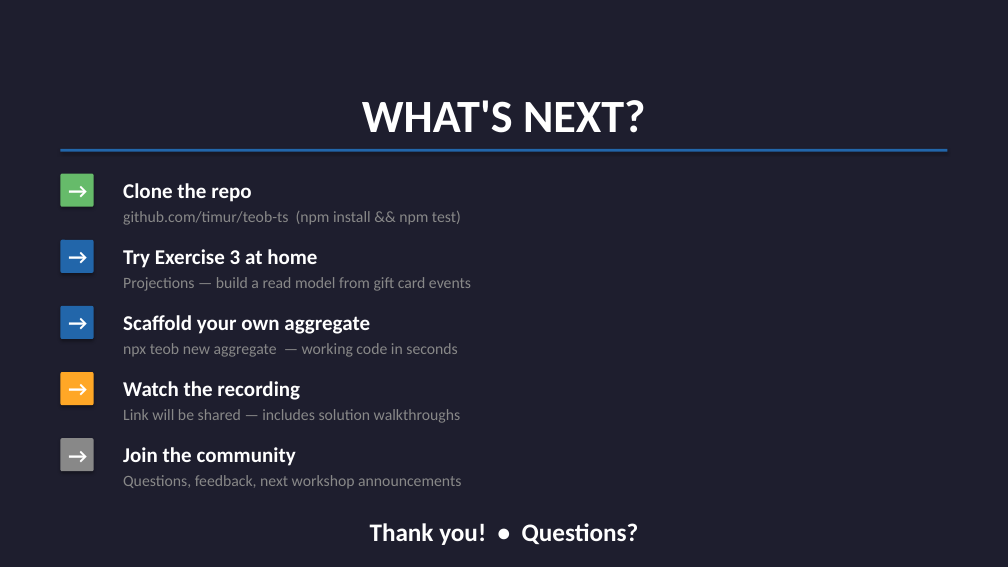
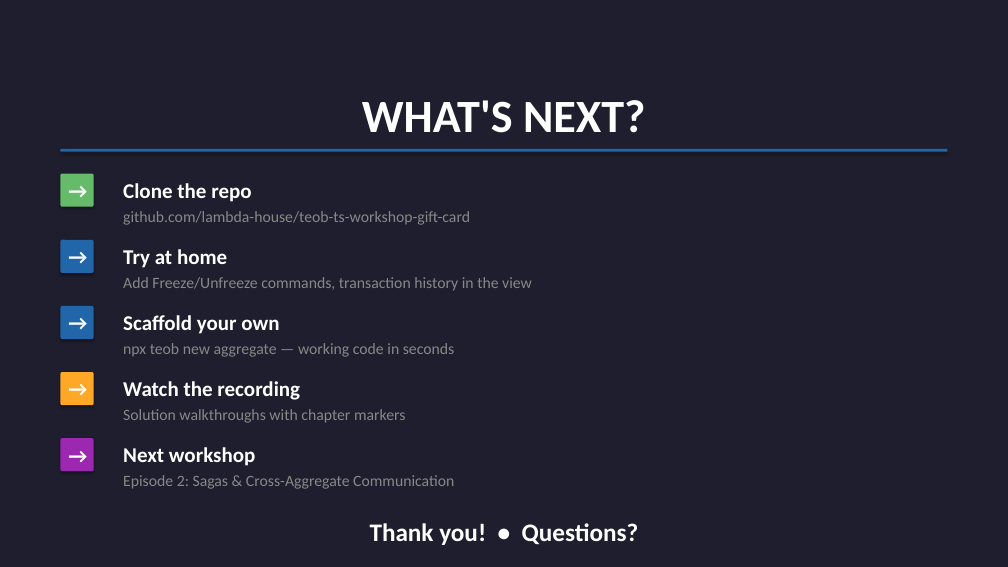
Before and after one commit to lambda-house/teob-ts-workshop-gift-card, a slide deck: slide 26 of slides/DDD-Workshop-Slides.pptx. Drawn at 1008x567 pixels with LibreOffice and Linux fonts; fonts in the diff are those of the drawing. Boxes give left, top, right and bottom in pixels: in the first picture for what was removed or moved away, otherwise in the second. Text is boxed around its words. In the diff, an @@ line names an element or a change of style, - is before the commit and + after.

```diff
--- a/slides/DDD-Workshop-Slides.pptx
+++ b/slides/DDD-Workshop-Slides.pptx
@@ text at box(123, 211, 470, 225): text changed @@
-github.com/timur/teob-ts (npm install && npm test)
+github.com/lambda-house/teob-ts-workshop-gift-card
@@ text at box(123, 249, 227, 268): text changed @@
-Try Exercise 3 at home
+Try at home
@@ text at box(123, 277, 532, 291): text changed @@
-Projections — build a read model from gift card events
+Add Freeze/Unfreeze commands, transaction history in the view
@@ text at box(123, 315, 279, 334): text changed @@
-Scaffold your own aggregate
+Scaffold your own
@@ text at box(123, 409, 405, 423): text changed @@
-Link will be shared — includes solution walkthroughs
+Solution walkthroughs with chapter markers
@@ rounded rectangle "→" at box(60, 439, 94, 472): fill #888888 to #9C27B0 @@
@@ text at box(123, 447, 255, 466): text changed @@
-Join the community
+Next workshop
@@ text at box(123, 475, 454, 489): text changed @@
-Questions, feedback, next workshop announcements
+Episode 2: Sagas & Cross-Aggregate Communication
```
Also in this commit, not shown: 15 other slides changed, 6 slides added, 6 slides removed, 2 other files.
